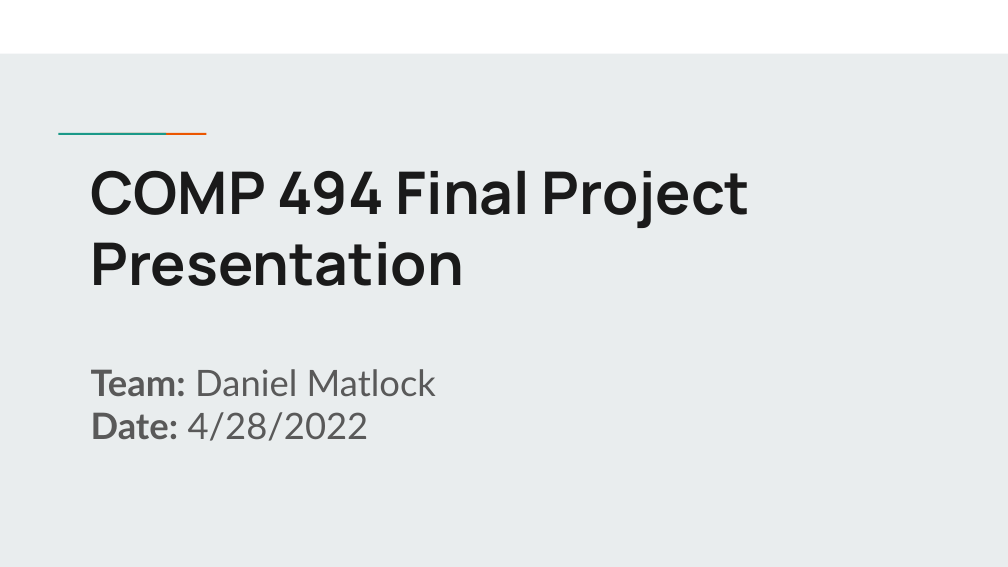
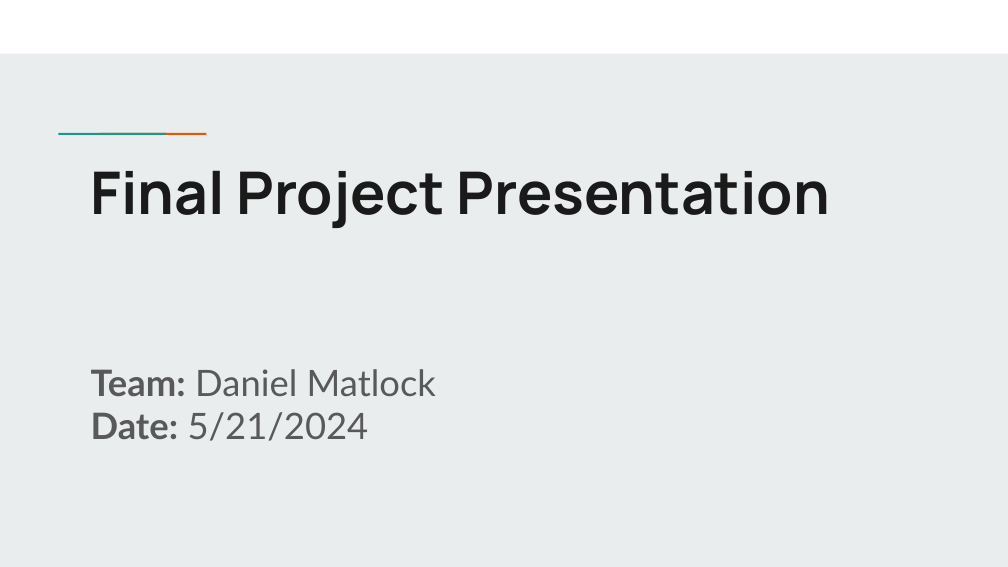
Before and after one commit to dmatlock96/Intro_Data_Science_Final_Project, a slide deck: slide 1 of COMP 494 Example Final Project Presentation.pptx. Drawn at 1008x567 pixels with LibreOffice and Linux fonts; fonts in the diff are those of the drawing. Boxes give left, top, right and bottom in pixels: in the first picture for what was removed or moved away, otherwise in the second. Text is boxed around its words. In the diff, an @@ line names an element or a change of style, - is before the commit and + after.

```diff
--- a/COMP 494 Example Final Project Presentation.pptx
+++ b/COMP 494 Example Final Project Presentation.pptx
@@ title at box(90, 170, 830, 228): text changed @@
-COMP 494 Final Project Presentation
+Final Project Presentation
@@ subtitle at box(91, 412, 369, 441): text changed @@
-Date: 4/28/2022
+Date: 5/21/2024
```
Also in this commit, not shown: 3 other slides changed, 6 slides added, 1 slide removed, 2 other files.
